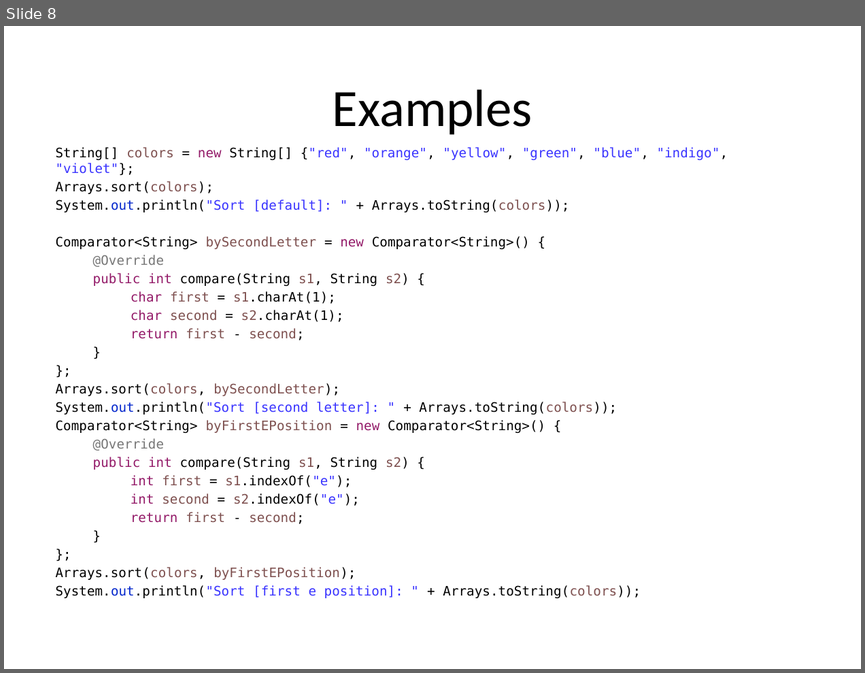
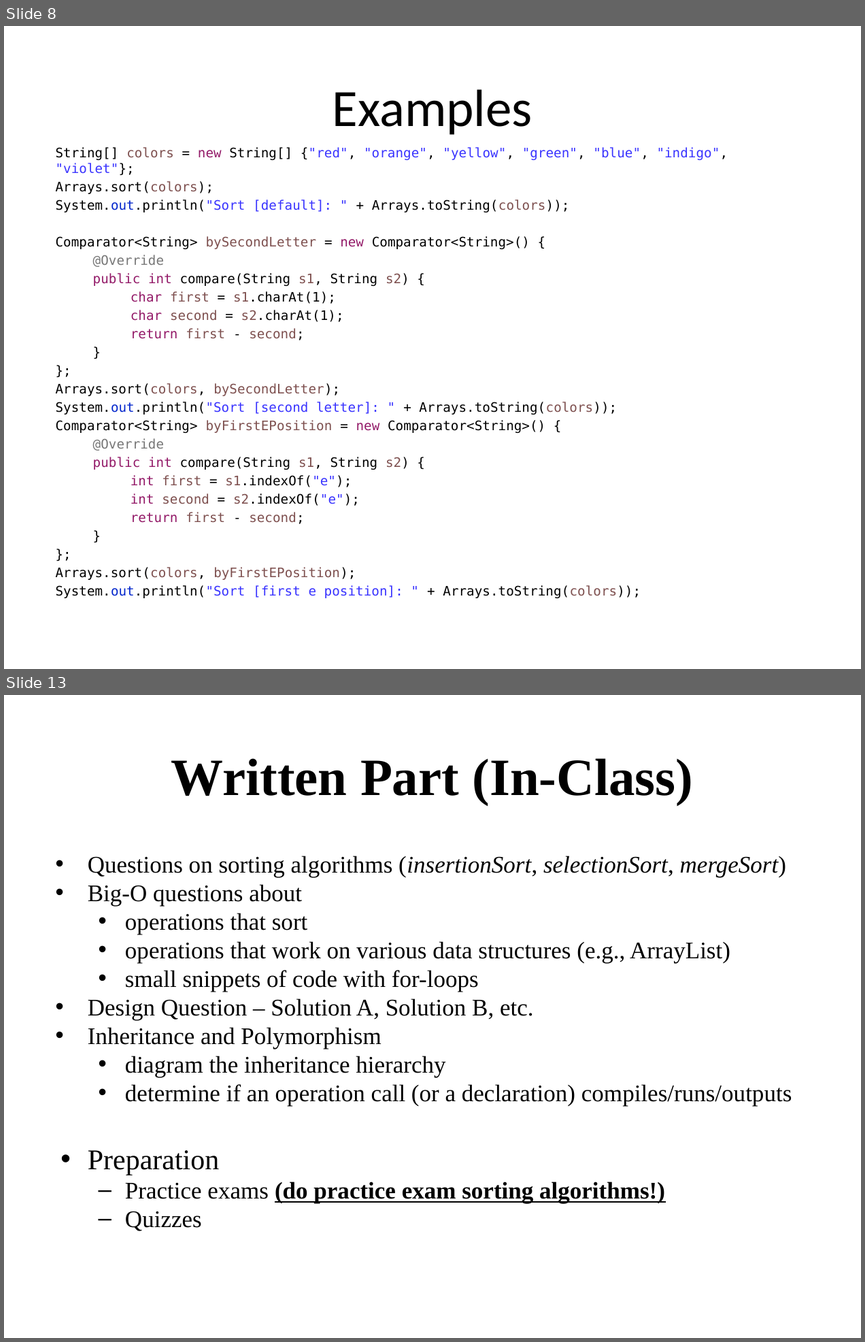
Before and after one commit to RHIT-CSSE/csse220, a slide deck: ClassMaterials/Comparators/Slides/ComparableComparator.pptx. Shown one above the other, each under a label of ours: slide 8 before the commit, slides 8 and 13 after it; the slides between them are not shown. The pictures are 865x673 and 865x1342 pixels, drawn with LibreOffice and Linux fonts; fonts in the diff are those of the drawing. Boxes give left, top, right and bottom in pixels: in the first picture for what was removed or moved away, otherwise in the second. Text is boxed around its words. In the diff, an @@ line names an element or a change of style, - is before the commit and + after.

```diff
--- a/ClassMaterials/Comparators/Slides/ComparableComparator.pptx
+++ b/ClassMaterials/Comparators/Slides/ComparableComparator.pptx
@@ slide 13 added at [4, 695, 861, 1338], background #FFFFFF @@
@@ title added at [171, 758, 693, 805], 44 pt, text #000000, bold @@
+Written Part (In-Class)
@@ text added at [88, 855, 791, 1231], 20 pt, text #000000 @@
+• Questions on sorting algorithms (insertionSort, selectionSort, mergeSort)
+• Big-O questions about
+  • operations that sort
+  • operations that work on various data structures (e.g., ArrayList)
+  • small snippets of code with for-loops
+• Design Question – Solution A, Solution B, etc.
+• Inheritance and Polymorphism
+  • diagram the inheritance hierarchy
+  • determine if an operation call (or a declaration) compiles/runs/outputs
+• Preparation
+  – Practice exams (do practice exam sorting algorithms!)
+  – Quizzes
```
Also in this commit, not shown: 5 other slides added, 1 other file.
